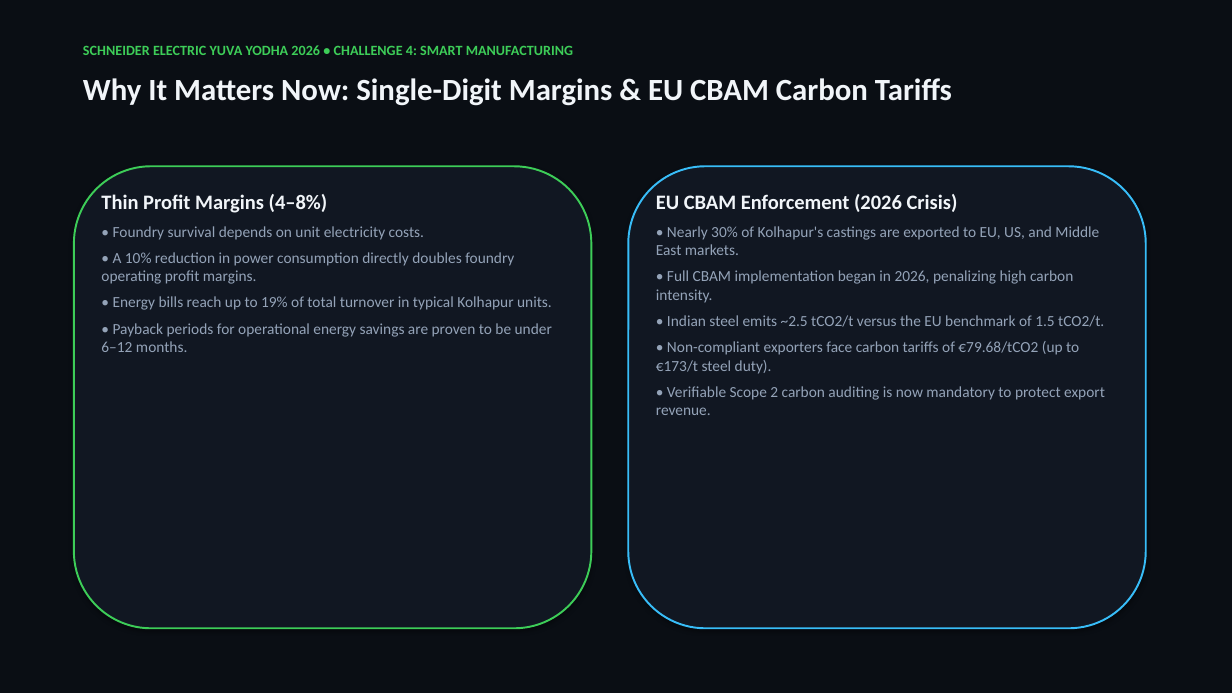
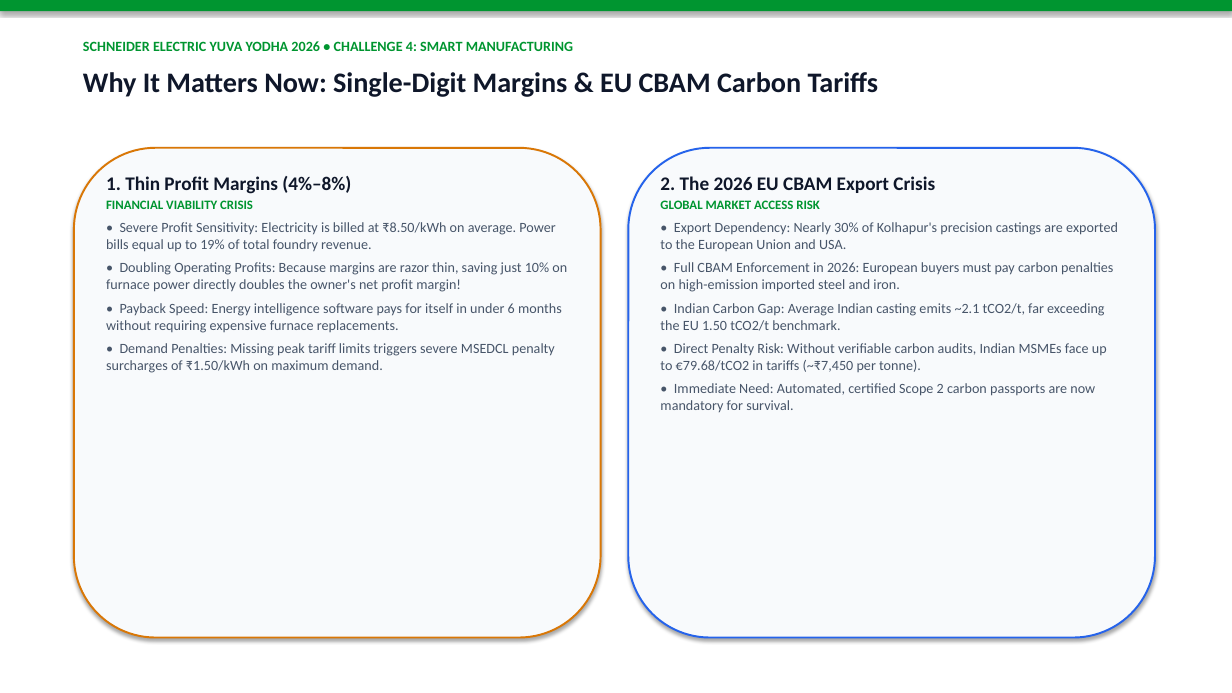
Before and after one commit to Arkz-Deepak/yuva-yodha-hackathon, a slide deck: slide 3 of docs/EcoCast_AI_Yuva_Yodha_Presentation.pptx. Drawn at 1232x693 pixels with LibreOffice and Linux fonts; fonts in the diff are those of the drawing. Boxes give left, top, right and bottom in pixels: in the first picture for what was removed or moved away, otherwise in the second. Text is boxed around its words. In the diff, an @@ line names an element or a change of style, - is before the commit and + after.

Commit message:
feat(presentation): white theme pitch deck with visual flowcharts, diagrams, and beginner analogies

```diff
--- a/docs/EcoCast_AI_Yuva_Yodha_Presentation.pptx
+++ b/docs/EcoCast_AI_Yuva_Yodha_Presentation.pptx
@@ background #0A0E14 to #FFFFFF @@
@@ rectangle added at bbox=[0, 0, 1232, 11], fill #009530 @@
@@ text "SCHNEIDER ELECTRIC YUVA YODHA 2026 ..." at bbox=[83, 41, 573, 51]: text colour #3DCD58 to #009530 @@
@@ text "Why It Matters Now: Single-Digit ..." at bbox=[83, 72, 878, 97]: size 24 to 22 pt, text colour #F1F5F9 to #0F172A @@
@@ rounded rectangle: place and size @@
-rounded rectangle at bbox=[74, 166, 592, 628]
+rounded rectangle at bbox=[74, 148, 601, 638]
@@ rounded rectangle at bbox=[74, 148, 601, 638]: fill #111722 to #F8FAFC; outline #3DCD58 1.5 pt to #D97706 1.5 pt @@
@@ rounded rectangle: place and size @@
-rounded rectangle at bbox=[628, 166, 1146, 628]
+rounded rectangle at bbox=[628, 148, 1155, 638]
@@ rounded rectangle at bbox=[628, 148, 1155, 638]: fill #111722 to #F8FAFC; outline #38BDF8 1.5 pt to #2563EB 1.5 pt @@
@@ text at bbox=[106, 176, 567, 373]: text changed; size 12 to 11 pt; text colour #94A3B8 to #475569 @@
-Thin Profit Margins (4–8%)
-• Foundry survival depends on unit electricity costs.
-• A 10% reduction in power consumption directly doubles foundry operating profit margins.
-• Energy bills reach up to 19% of total turnover in typical Kolhapur units.
-• Payback periods for operational energy savings are proven to be under 6–12 months.
+1. Thin Profit Margins (4%–8%)
+FINANCIAL VIABILITY CRISIS
+• Severe Profit Sensitivity: Electricity is billed at ₹8.50/kWh on average. Power bills equal up to 19% of total foundry revenue.
+• Doubling Operating Profits: Because margins are razor thin, saving just 10% on furnace power directly doubles the owner's net profit margin!
+• Payback Speed: Energy intelligence software pays for itself in under 6 months without requiring expensive furnace replacements.
+• Demand Penalties: Missing peak tariff limits triggers severe MSEDCL penalty surcharges of ₹1.50/kWh on maximum demand.
@@ text at bbox=[660, 176, 1118, 412]: text changed; size 12 to 11 pt; text colour #94A3B8 to #475569 @@
-EU CBAM Enforcement (2026 Crisis)
-• Nearly 30% of Kolhapur's castings are exported to EU, US, and Middle East markets.
-• Full CBAM implementation began in 2026, penalizing high carbon intensity.
-• Indian steel emits ~2.5 tCO2/t versus the EU benchmark of 1.5 tCO2/t.
-• Non-compliant exporters face carbon tariffs of €79.68/tCO2 (up to €173/t steel duty).
-• Verifiable Scope 2 carbon auditing is now mandatory to protect export revenue.
+2. The 2026 EU CBAM Export Crisis
+GLOBAL MARKET ACCESS RISK
+• Export Dependency: Nearly 30% of Kolhapur's precision castings are exported to the European Union and USA.
+• Full CBAM Enforcement in 2026: European buyers must pay carbon penalties on high-emission imported steel and iron.
+• Indian Carbon Gap: Average Indian casting emits ~2.1 tCO2/t, far exceeding the EU 1.50 tCO2/t benchmark.
+• Direct Penalty Risk: Without verifiable carbon audits, Indian MSMEs face up to €79.68/tCO2 in tariffs (~₹7,450 per tonne).
+• Immediate Need: Automated, certified Scope 2 carbon passports are now mandatory for survival.
```
Also in this commit, not shown: 3 other slides changed, 8 slides added, 8 slides removed, 9 other files.
